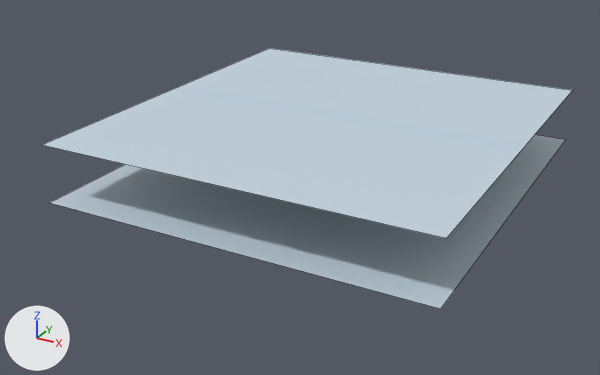
A saved change to the FBX model Assets/Meshes/Walls/Ceiling/SM_Ceiling_50x70x10.fbx.
The view is the same before and after, from a 50 mm lens placed at (-17.391, -8.915, -0.568), pointed at (-18.031, -7.752, -1.15). The axes (+X, +Y, +Z) are drawn at lower left. The lights are the same throughout. Mesh edges are drawn as thin lines. Where no turn or scale is listed for an object, it has been applied to the vertices.

In view in the first picture: 'Floor_50x70'.
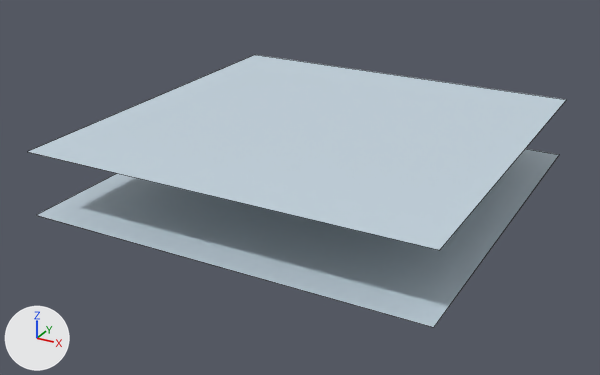
Boxes (x1, y1, x2, y2) around the edits, measured in the pictures (600 x 375 px):
'Floor_50x70', reshaped, moved: before (42, 48, 572, 309); after (28, 55, 566, 327)
part 1 of me_mesh, deleted: before (42, 48, 572, 238)
part 2 of me_mesh, built on: after (37, 149, 559, 327)
part 3 of me_mesh, surface changed: before (50, 135, 565, 309); after (28, 55, 566, 250)

The edits, one by one:
me_mesh is used by ob_floor_50x70; location (-18.337, -8.037, -1.132).
Verts and faces of me_mesh; kept vertices keep their numbers, new ones are numbered from 8.
Before the commit, vertices of me_mesh: 4 (0.0, 0.0, 0.0) at pixel (49, 202), 5 (0.667, 0.0, 0.0) at pixel (440, 308), 6 (0.667, 0.7, 0.0) at pixel (565, 139), 7 (0.0, 0.7, 0.0).
me_mesh had 8 vertices, 2 faces and spanned x 0.0..0.667, y 0.0..0.7, z 0.0..0.1.
me_mesh now has 8 vertices, 2 faces and spans x 0.0..0.667, y 0.0..0.667, z -0.108..0.0.
me_mesh part 1: the loose piece of 4 vertices spanning x 0.0..0.667, y 0.0..0.7, z 0.1 is deleted.
Part 2, on me_mesh:
Faces deleted: (4, 7, 6, 5).
Vertex 7 moves to (0.0, 0.667, 0.0), pixel (255, 54).
Vertex 6 moves to (0.667, 0.667, 0.0), pixel (566, 99).
New vertex 8 is at (0.0, 0.667, -0.108).
New vertex 9 is at (0.0, 0.0, -0.108), pixel (36, 215).
New vertex 10 is at (0.667, 0.667, -0.108), pixel (559, 154).
New vertex 11 is at (0.667, 0.0, -0.108), pixel (433, 327).
New faces: (4, 5, 6, 7), (8, 10, 11, 9).
me_mesh part 3: 1 kept faces spanning x 0.0..0.667, y 0.0..0.667, z 0.0 get new texture (UV) coordinates.
Object 'Floor_50x70' (ob_floor_50x70) moves from (-18.337, -8.037, -1.132) to (-18.334, -8.071, -1.032).
